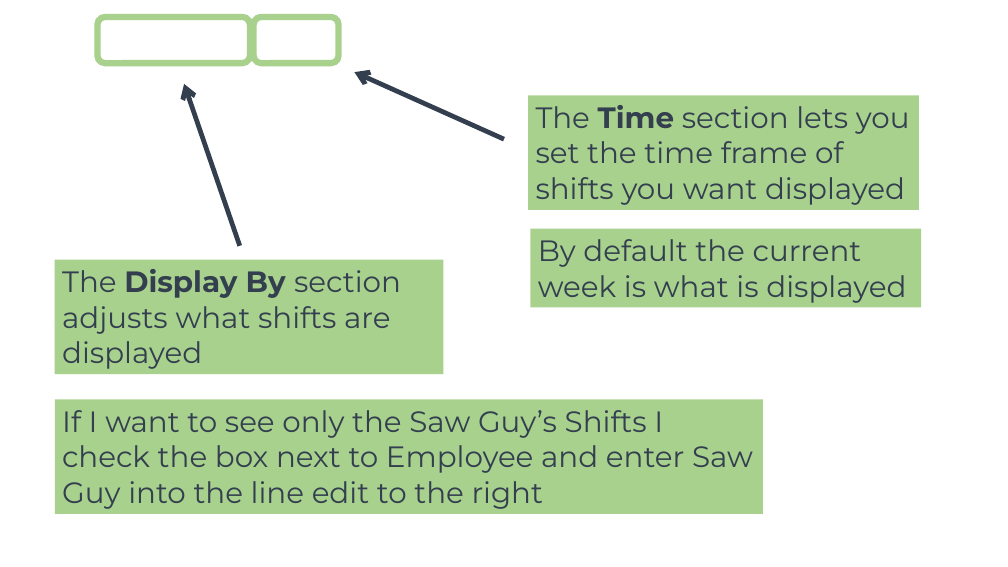
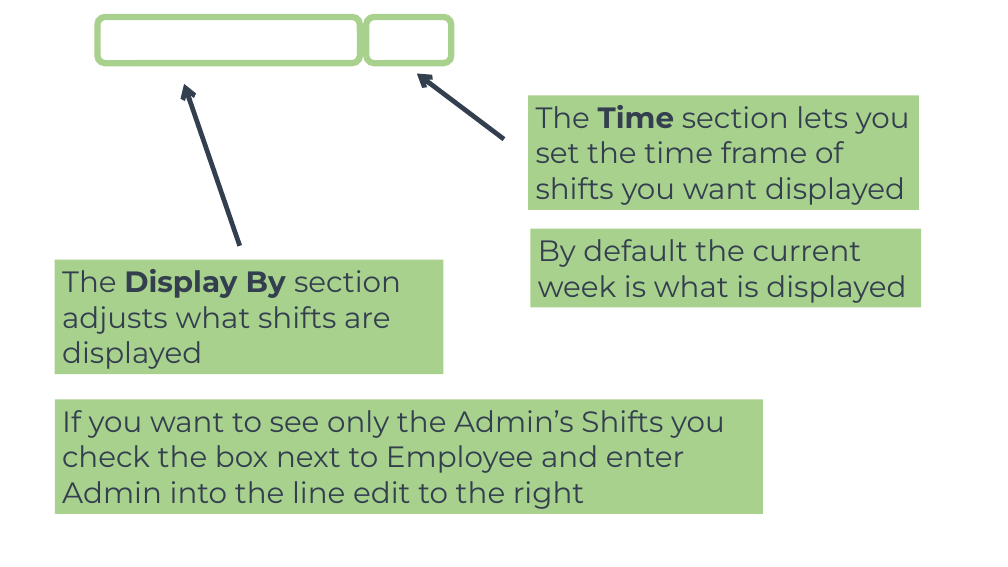
Before and after one commit to joshuawootonn/time-track, a slide deck: slide 17 of Instructions/Admin Presentation.pptx (slide 18 before the commit). Drawn at 1008x567 pixels with LibreOffice and Linux fonts; fonts in the diff are those of the drawing; background and template pictures are left out. Boxes give left, top, right and bottom in pixels: in the first picture for what was removed or moved away, otherwise in the second. Text is boxed around its words. In the diff, an @@ line names an element or a change of style, - is before the commit and + after.

Commit message:
Update clean_database.sql, Update admin presentation, update so styling

```diff
--- a/Instructions/Admin Presentation.pptx
+++ b/Instructions/Admin Presentation.pptx
@@ rounded rectangle resized from (x1=98, y1=17, x2=250, y2=63) to (x1=98, y1=17, x2=360, y2=63) @@
@@ rounded rectangle moved from (x1=253, y1=17, x2=339, y2=63) to (x1=366, y1=17, x2=451, y2=63) @@
@@ arrow moved from (504, 139) - (355, 72) to (504, 139) - (417, 73) @@
@@ text in rectangle at (x1=62, y1=410, x2=725, y2=509): text changed @@
-If I want to see only the Saw Guy’s Shifts I check the box next to Employee and enter Saw Guy into the line edit to the right
+If you want to see only the Admin’s Shifts you check the box next to Employee and enter Admin into the line edit to the right
```
Also in this commit, not shown: 11 other slides changed, 1 slide removed, 7 other files.
